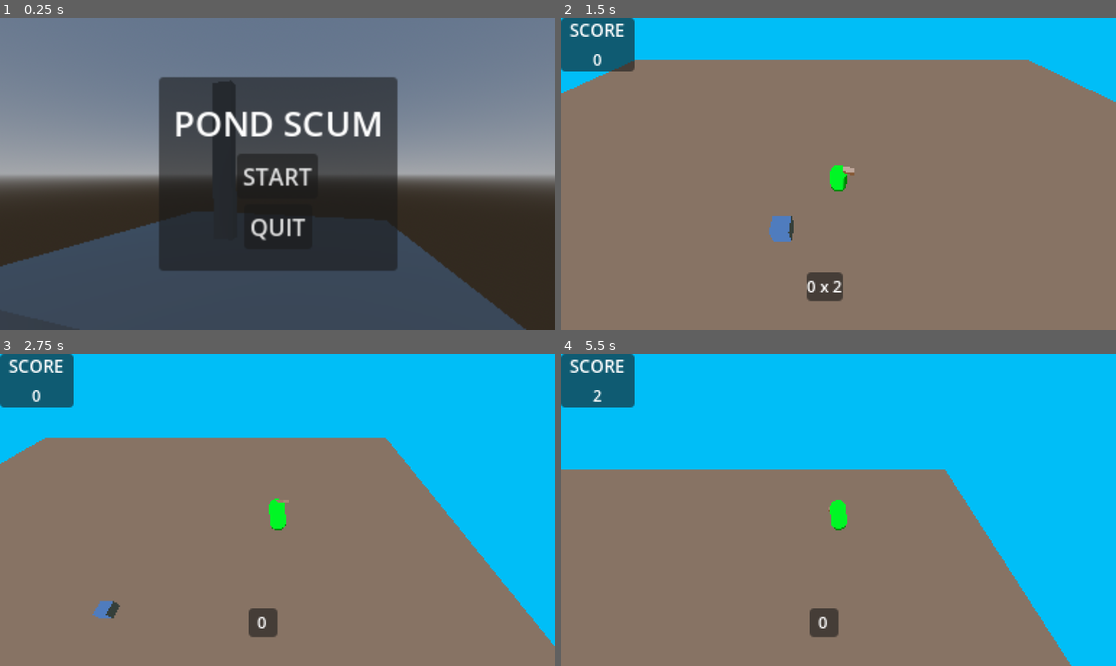
Above: before the commit, frames 1-4 (two rows, left to right).
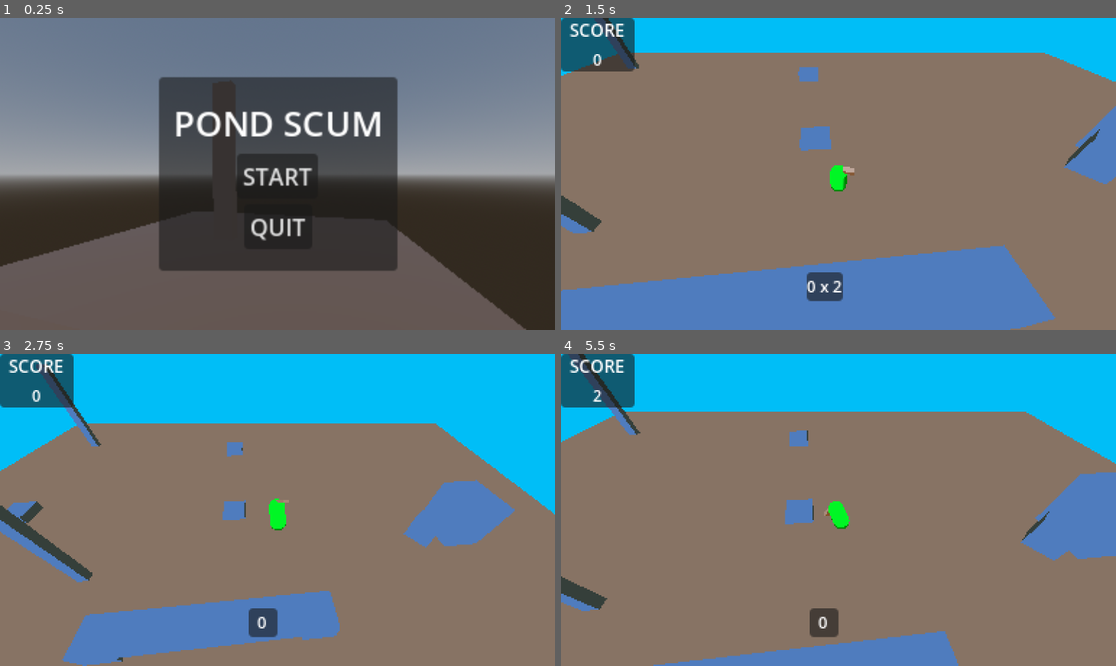
Above: after the commit, the same moments.

Repository: nschwei/PondScum
Game: Godot game, scene res://Scenes/MainMenu.tscn
Two runs of this game, one before a commit and one after it. Both use one fixed random seed, a clock stepped at 60 frames per second and the inputs below.
Inputs (mouse positions are in pixels of both pictures, inside the frame that each line leads up to):
- Up to frame 1 (0.25 s): no input
- Up to frame 2 (1.5 s): click "START" at 0.5 s; move the mouse to (960, 158) at 1.27 s; press the mouse at (960, 158) at 1.28 s; hold D (move_right) from 1.28 s (still down)
- Up to frame 3 (2.75 s): tap Space (jump) at 1.52, 2.27 s; move the mouse to (166, 525) at 2.02 s; release D (move_right) at 2.03 s; release the mouse at (166, 525) at 2.03 s; hold S (move_back) from 2.03 s (still down); click (166, 525) at 2.1 s
- Up to frame 4 (5.5 s): move the mouse to (894, 441) at 2.77 s; release S (move_back) at 2.78 s; press the mouse at (894, 441) at 2.78 s; hold D (move_right) 2.78-3.53 s; move the mouse to (810, 572) at 3.52 s; release the mouse at (810, 572) at 3.53 s; hold W (move_forward) 3.53-4.28 s; click (810, 572) at 3.6 s; tap Space (jump) at 3.77, 4.52, 5.27 s; move the mouse to (1005, 556) at 4.27 s; press the mouse at (1005, 556) at 4.28 s; hold A (move_left) from 4.28 s (still down); move the mouse to (672, 463) at 5.02 s; release the mouse at (672, 463) at 5.03 s; click (672, 463) at 5.1 s

The runs differ from the first frame. In frame 1, 20% of the frame differs, in the area x 0-95%, y 65-100%; in frame 2, 23%; in frame 3, 22%; in frame 4, 34%, in the area x 0-100%, y 0-100%.

Commit message:
boxed out a level

Diff:
--- a/EnvironObj/GreyBoxWall.tscn
+++ b/EnvironObj/GreyBoxWall.tscn
@@ -1,11 +1,18 @@
-[gd_scene load_steps=3 format=3 uid="uid://bq8s650jq4518"]
+[gd_scene load_steps=4 format=3 uid="uid://bq8s650jq4518"]
 
 [ext_resource type="Material" uid="uid://cj8esijty2q1e" path="res://Materials/GeryBoxMat.tres" id="1_pj44d"]
 
 [sub_resource type="BoxMesh" id="BoxMesh_vl8dh"]
+
+[sub_resource type="BoxShape3D" id="BoxShape3D_bxeup"]
 
 [node name="GreyBoxWall" type="Node3D"]
 
 [node name="MeshInstance3D" type="MeshInstance3D" parent="."]
 mesh = SubResource("BoxMesh_vl8dh")
 surface_material_override/0 = ExtResource("1_pj44d")
+
+[node name="StaticBody3D" type="StaticBody3D" parent="MeshInstance3D"]
+
+[node name="CollisionShape3D" type="CollisionShape3D" parent="MeshInstance3D/StaticBody3D"]
+shape = SubResource("BoxShape3D_bxeup")
--- /dev/null
+++ b/EnvironObj/InvisWall.tscn
@@ -0,0 +1,13 @@
+[gd_scene load_steps=2 format=3 uid="uid://dpgt8hkv8yfnt"]
+
+[sub_resource type="BoxShape3D" id="BoxShape3D_a324i"]
+
+[node name="InvisWall" type="Node3D"]
+
+[node name="Wall" type="MeshInstance3D" parent="."]
+transform = Transform3D(10, 0, 0, 0, 10, 0, 0, 0, 1, 0, 5, 0)
+
+[node name="StaticBody3D" type="StaticBody3D" parent="Wall"]
+
+[node name="CollisionShape3D" type="CollisionShape3D" parent="Wall/StaticBody3D"]
+shape = SubResource("BoxShape3D_a324i")
--- a/Scenes/GreyBox.tscn
+++ b/Scenes/GreyBox.tscn
@@ -6,6 +6,7 @@
 [ext_resource type="PackedScene" uid="uid://bq8s650jq4518" path="res://EnvironObj/GreyBoxWall.tscn" id="2_50knn"]
 [ext_resource type="PackedScene" uid="uid://dkw6i4na6714r" path="res://PlayerObj/Player.tscn" id="3_aeydj"]
 [ext_resource type="Material" uid="uid://cmwx3qnv1o0sv" path="res://Materials/pixel_shader_mat.tres" id="6_0ophq"]
+[ext_resource type="PackedScene" uid="uid://dpgt8hkv8yfnt" path="res://EnvironObj/InvisWall.tscn" id="6_ljlob"]
 [ext_resource type="Script" path="res://Scripts/CanvasLayer.gd" id="7_ykbr5"]
 
 [sub_resource type="Environment" id="Environment_i80ls"]
@@ -56,7 +57,7 @@
 [node name="Level" type="Node3D" parent="PixelView/SubViewport"]
 
 [node name="Floor" type="MeshInstance3D" parent="PixelView/SubViewport/Level"]
-transform = Transform3D(62.6877, 0, 0, 0, 0.2, 0, 0, 0, 54.3399, 0, 0, 0)
+transform = Transform3D(73.3482, 0, 0, 0, 0.2, 0, 0, 0, 62.123, 0, 0, 0)
 material_override = ExtResource("1_e50fr")
 mesh = SubResource("BoxMesh_hqrv5")
 skeleton = NodePath("../../../..")
@@ -67,8 +68,46 @@
 [node name="CollisionShape3D" type="CollisionShape3D" parent="PixelView/SubViewport/Level/Floor/StaticBody3D"]
 shape = SubResource("BoxShape3D_1ma6f")
 
-[node name="GreyBoxWall" parent="PixelView/SubViewport/Level" instance=ExtResource("2_50knn")]
-transform = Transform3D(1, 0, 0, 0, 1, 0, 0, 0, 1, -1.97588, 0.555329, 3.17155)
+[node name="Objects" type="Node3D" parent="PixelView/SubViewport/Level"]
+
+[node name="GreyBoxWall" parent="PixelView/SubViewport/Level/Objects" instance=ExtResource("2_50knn")]
+transform = Transform3D(2.46236, 0, 0.258198, 0, 1, 0, -0.245603, 0, 2.58864, -7.91366, 0.555329, 7.7497)
+
+[node name="GreyBoxWall2" parent="PixelView/SubViewport/Level/Objects" instance=ExtResource("2_50knn")]
+transform = Transform3D(2.46236, 0, 0.258198, 0, 1, 0, -0.245603, 0, 2.58864, 7.09223, 0.555329, 6.25297)
+
+[node name="GreyBoxWall5" parent="PixelView/SubViewport/Level/Objects" instance=ExtResource("2_50knn")]
+transform = Transform3D(2.46236, 0, 0.258198, 0, 1, 0, -0.245603, 0, 2.58864, -25.2871, 0.555327, -4.7737)
+
+[node name="GreyBoxWall11" parent="PixelView/SubViewport/Level/Objects" instance=ExtResource("2_50knn")]
+transform = Transform3D(2.46236, 0, 0.258198, 0, 1, 0, -0.245603, 0, 2.58864, 4.14404, 0.0765788, 20.6062)
+
+[node name="GreyBoxWall13" parent="PixelView/SubViewport/Level/Objects" instance=ExtResource("2_50knn")]
+transform = Transform3D(2.46236, 0, 0.258198, 0, 1, 0, -0.245603, 0, 2.58864, -0.892465, 0.0765788, -5.46155)
+
+[node name="GreyBoxWall14" parent="PixelView/SubViewport/Level/Objects" instance=ExtResource("2_50knn")]
+transform = Transform3D(2.46236, 0, 0.258198, 0, 1, 0, -0.245603, 0, 2.58864, -0.892465, 0.0765788, -5.46155)
+
+[node name="GreyBoxWall6" parent="PixelView/SubViewport/Level/Objects" instance=ExtResource("2_50knn")]
+transform = Transform3D(0.932132, 0, 0.0687321, 0, 10.6883, 0, -0.0929735, 0, 0.689094, -24.8239, 6.84349, -18.8668)
+
+[node name="GreyBoxWall10" parent="PixelView/SubViewport/Level/Objects" instance=ExtResource("2_50knn")]
+transform = Transform3D(0.932132, 0, 0.0687321, 0, 10.6883, 0, -0.0929735, 0, 0.689094, -13.1116, 5.04927, 2.82995)
+
+[node name="GreyBoxWall7" parent="PixelView/SubViewport/Level/Objects" instance=ExtResource("2_50knn")]
+transform = Transform3D(2.46236, 0, 0.258198, 0, 1, 0, -0.245603, 0, 2.58864, -2.85838, 0.555325, -19.4424)
+
+[node name="GreyBoxWall8" parent="PixelView/SubViewport/Level/Objects" instance=ExtResource("2_50knn")]
+transform = Transform3D(3.49017, 0, 0.42132, 0, 7.25339, 0, -0.34812, 0, 4.22407, 22.6125, 1.35774, -2.81156)
+
+[node name="GreyBoxWall12" parent="PixelView/SubViewport/Level/Objects" instance=ExtResource("2_50knn")]
+transform = Transform3D(3.49017, 0, 0.42132, 0, 7.25339, 0, -0.34812, 0, 4.22407, -17.6989, 1.35774, 21.1807)
+
+[node name="GreyBoxWall9" parent="PixelView/SubViewport/Level/Objects" instance=ExtResource("2_50knn")]
+transform = Transform3D(1.35896, 0, 1.47829, 0, 2.71185, 0, -1.17975, 0, 1.70286, 19.0946, 1.35774, -1.83946)
+
+[node name="GreyBoxWall3" parent="PixelView/SubViewport/Level/Objects" instance=ExtResource("2_50knn")]
+transform = Transform3D(17.4444, 0, 0.258198, 0, 1, 0, -1.73995, 0, 2.58864, -0.438513, 1.57158, 7.0041)
 
 [node name="Player" parent="PixelView/SubViewport/Level" instance=ExtResource("3_aeydj")]
 unique_name_in_owner = true
@@ -77,7 +116,21 @@
 [node name="DirectionalLight3D" type="DirectionalLight3D" parent="PixelView/SubViewport/Level"]
 transform = Transform3D(0.388272, 0.920601, -0.0417079, -0.0180773, 0.0528586, 0.998438, 0.921368, -0.386912, 0.0371655, -4.73197, 8.81186, 0)
 
-[node name="MeshInstance3D" type="MeshInstance3D" parent="PixelView/SubViewport"]
+[node name="Walls" type="Node3D" parent="PixelView/SubViewport/Level"]
+
+[node name="InvisWall" parent="PixelView/SubViewport/Level/Walls" instance=ExtResource("6_ljlob")]
+transform = Transform3D(7.60087, 0, 0, 0, 1, 0, 0, 0, 1, 0, 0, -30.4392)
+
+[node name="InvisWall2" parent="PixelView/SubViewport/Level/Walls" instance=ExtResource("6_ljlob")]
+transform = Transform3D(7.60087, 0, 0, 0, 1, 0, 0, 0, 1, 0, 0, 30.9317)
+
+[node name="InvisWall3" parent="PixelView/SubViewport/Level/Walls" instance=ExtResource("6_ljlob")]
+transform = Transform3D(-3.0598e-07, 0, 1, 0, 1, 0, -7, 0, -4.37114e-08, -36.8171, 0, -0.692869)
+
+[node name="InvisWall4" parent="PixelView/SubViewport/Level/Walls" instance=ExtResource("6_ljlob")]
+transform = Transform3D(-3.0598e-07, 0, 1, 0, 1, 0, -7, 0, -4.37114e-08, 36.9602, 3.8147e-06, -0.457014)
+
+[node name="Outlines" type="MeshInstance3D" parent="PixelView/SubViewport"]
 extra_cull_margin = 16384.0
 mesh = SubResource("QuadMesh_dpoee")
 
--- a/Scenes/MainMenu.tscn
+++ b/Scenes/MainMenu.tscn
@@ -1,6 +1,7 @@
-[gd_scene load_steps=8 format=3 uid="uid://doxqj5egoho01"]
+[gd_scene load_steps=10 format=3 uid="uid://doxqj5egoho01"]
 
 [ext_resource type="Script" path="res://Scripts/MainMenu.gd" id="1_13s00"]
+[ext_resource type="Material" uid="uid://cmwx3qnv1o0sv" path="res://Materials/pixel_shader_mat.tres" id="2_xhfgo"]
 
 [sub_resource type="ProceduralSkyMaterial" id="ProceduralSkyMaterial_afray"]
 
@@ -10,9 +11,16 @@
 [sub_resource type="Environment" id="Environment_8ljcj"]
 background_mode = 2
 sky = SubResource("Sky_u48i4")
+ambient_light_source = 2
+ambient_light_color = Color(0.720199, 0.592807, 0.507984, 1)
 fog_enabled = true
 fog_light_color = Color(0.298601, 0.574927, 0.798911, 1)
 fog_sun_scatter = 0.57
+
+[sub_resource type="QuadMesh" id="QuadMesh_qi1rf"]
+material = ExtResource("2_xhfgo")
+flip_faces = true
+size = Vector2(2, 2)
 
 [sub_resource type="BoxMesh" id="BoxMesh_lnei3"]
 
@@ -48,6 +56,10 @@
 handle_input_locally = false
 size = Vector2i(384, 216)
 render_target_update_mode = 4
+
+[node name="Outlines" type="MeshInstance3D" parent="SubViewportContainer/SubViewport"]
+extra_cull_margin = 16384.0
+mesh = SubResource("QuadMesh_qi1rf")
 
 [node name="Camera3D" type="Camera3D" parent="SubViewportContainer/SubViewport"]
 transform = Transform3D(0.972227, 0, 0.234039, 0, 1, 0, -0.234039, 0, 0.972227, 1.48024, 1.51463, 3.94153)
--- a/Scripts/player.gd
+++ b/Scripts/player.gd
@@ -88,6 +88,8 @@
 
 	if is_on_floor():
 		movement_velocity = input * movement_speed * delta
+	else:
+		movement_velocity = input * movement_speed * delta * .5
 
 	# jumping
 	if Input.is_action_just_pressed("jump"):
Not shown: 1 places in Scenes/GreyBox.tscn that only renumber resources
